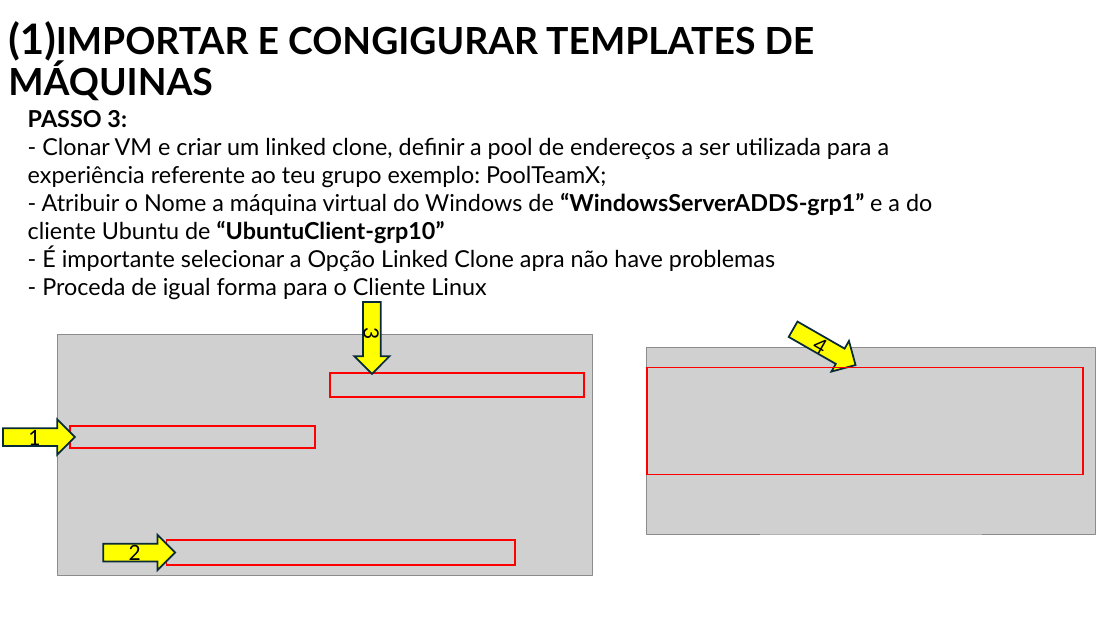
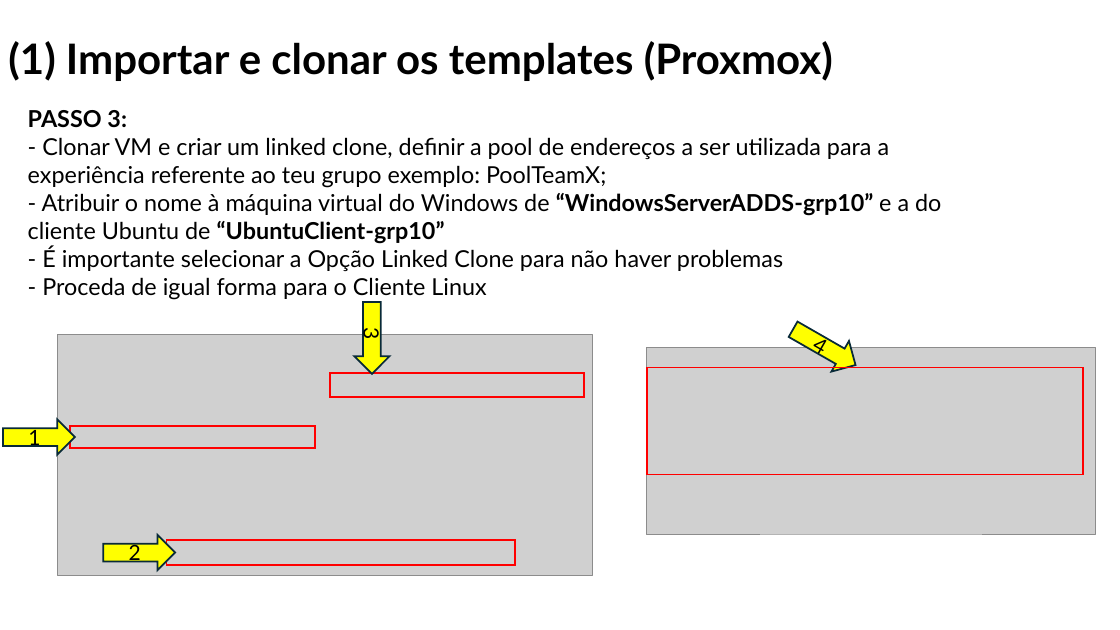
Before and after one commit to orlandonss/TrabalhoSR2, a slide deck: slide 3 of Apresentacoes_Workshop/WORKSHOP WINDOWS AD DS & LINUX SERVICES.pptx. Drawn at 1120x630 pixels with LibreOffice and Linux fonts; fonts in the diff are those of the drawing; grey boxes stand for pictures. Boxes give left, top, right and bottom in pixels: in the first picture for what was removed or moved away, otherwise in the second. Text is boxed around its words. In the diff, an @@ line names an element or a change of style, - is before the commit and + after.

```diff
--- a/Apresentacoes_Workshop/WORKSHOP WINDOWS AD DS & LINUX SERVICES.pptx
+++ b/Apresentacoes_Workshop/WORKSHOP WINDOWS AD DS & LINUX SERVICES.pptx
@@ title at <box>8,41,833,81</box>: text changed; size 32 to 36 pt @@
-(1)IMPORTAR E CONGIGURAR TEMPLATES DE MÁQUINAS
+(1) Importar e clonar os templates (Proxmox)
@@ text at <box>28,110,941,300</box>: text changed @@
-PASSO 3:
-- Clonar VM e criar um linked clone, definir a pool de endereços a ser utilizada para a experiência referente ao teu grupo exemplo: PoolTeamX;
-- Atribuir o Nome a máquina virtual do Windows de “WindowsServerADDS-grp1” e a do cliente Ubuntu de “UbuntuClient-grp10”
-- É importante selecionar a Opção Linked Clone apra não have problemas
-- Proceda de igual forma para o Cliente Linux
+PASSO 3:
+- Clonar VM e criar um linked clone, definir a pool de endereços a ser utilizada para a experiência referente ao teu grupo exemplo: PoolTeamX;
+- Atribuir o nome à máquina virtual do Windows de “WindowsServerADDS-grp10” e a do cliente Ubuntu de “UbuntuClient-grp10”
+- É importante selecionar a Opção Linked Clone para não haver problemas
+- Proceda de igual forma para o Cliente Linux
```
Also in this commit, not shown: 34 other slides changed, 6 slides added, 9 slides removed, 2 other files.
